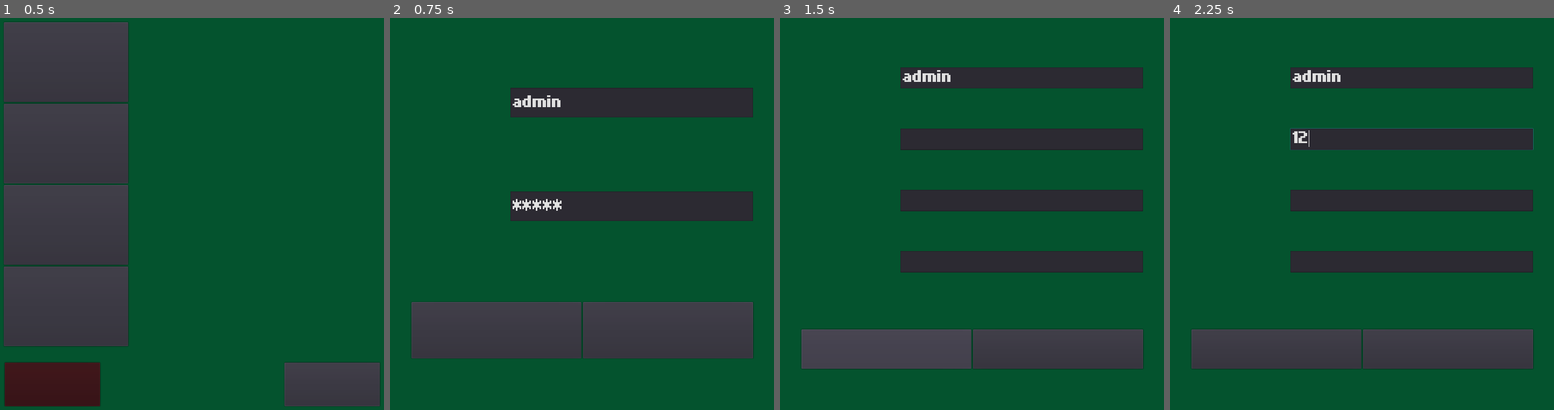
Above: before the commit, frames 1-4 (left to right).
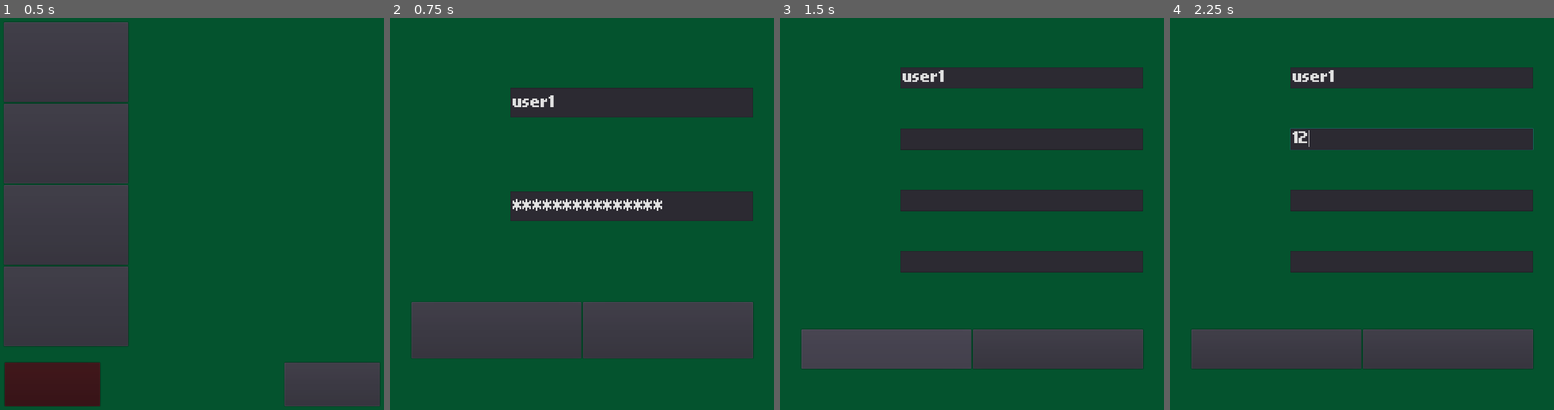
Above: after the commit, the same moments.

Repository: UPDCS192Group4/PusoyDosOnline
Game: Godot game, scene res://Home/Home.tscn
Two runs of this game, one before a commit and one after it. Both use one fixed random seed, a clock stepped at 60 frames per second and the inputs below. This scene is started directly instead of the project's main scene.
Inputs (mouse positions are in pixels of both pictures, inside the frame that each line leads up to):
- Up to frame 1 (0.5 s): no input
- Up to frame 2 (0.75 s): click "LOGOUT" at 0.5 s
- Up to frame 3 (1.5 s): click "REGISTER" at 1.25 s
- Up to frame 4 (2.25 s): click (1411, 139) at 2.02 s; type "12" at 2.1 s

Frame 1 is identical in both runs. In frame 2, 0.6% of the frame differs, in the area x 31-71%, y 19-50%; in frame 3, 0.2%; in frame 4, 0.2%.

Commit message:
Profile variables in Account and friendslist implementation

Diff:
--- a/project/Friends/Friendslist.gd
+++ b/project/Friends/Friendslist.gd
@@ -6,9 +6,13 @@
 var requestslist = []
 
 func _ready():
+	if not AccountInfo.logged_in:
+		for i in range(25):
+			$ScrollContainer/VBoxContainer.add_child(panel_scene.instance())
+		return
 	$ErrorMessage/Label.hide()
 	$ProfileRequest.connect("request_completed", self, "_get_profile_request_completed")
-	# $RequestsRequest.connect("request_complete", self, "_get_requests_request_completed")
+	#$RequestsRequest.connect("request_complete", self, "_get_requests_request_completed")
 	_get_list()
 
 func _get_list():
@@ -17,7 +21,7 @@
 	var profile_url = URLs.profile
 	var requests_url = URLs.friendrequests
 	var headers = ['Content-Type: application/json', 'Authorization: Bearer ' + URLs.access]
-	var err1 = $ProfileRequestRequest.request(profile_url,headers,false,HTTPClient.METHOD_GET)
+	var err1 = $ProfileRequest.request(profile_url,headers,false,HTTPClient.METHOD_GET)
 	var err2 = $RequestsRequest.request(requests_url, headers, false, HTTPClient.METHOD_GET)
 
 func _on_Button_pressed():
@@ -25,7 +29,7 @@
 	get_tree().change_scene("res://Home/Home.tscn")
 
 func _get_profile_request_completed(result,response_code,header,body):
-	var response = parse_json(body.get_string_from_utf8())
+	var json = JSON.parse(body.get_string_from_utf8())
 	if (response_code != 200 and response_code != 201):
 		$ErrorMessage/Label.text = "Error during query..."
 		$ErrorMessage/Label.show()
@@ -34,7 +38,9 @@
 		yield(get_tree().create_timer(1), "timeout")
 		get_tree().change_scene("res://Home/Home.tscn")
 		return
-	AccountInfo.updateInfo(response.result)
+	print("Player info: ", json.result)
+	AccountInfo.updateInfo(json.result)
+	populateFriends()
 
 func _get_requests_request_completed(result,response_code,header,body):
 	var response = parse_json(body.get_string_from_utf8())
@@ -48,3 +54,10 @@
 		return
 	AccountInfo.updateInfo(response.result)
 	pass
+
+func populateFriends():
+	var friends = AccountInfo.friends
+	for friend in friends:
+		var panel = panel_scene.instance()
+		panel.setName(friend.username + "     " + str(friend.rating))
+		$ScrollContainer/VBoxContainer.add_child(panel)
--- a/project/Friends/Friendslist.tscn
+++ b/project/Friends/Friendslist.tscn
@@ -72,17 +72,14 @@
 [node name="ScrollContainer" type="ScrollContainer" parent="."]
 anchor_right = 1.0
 anchor_bottom = 1.0
-margin_left = 60.0
-margin_top = 130.0
-margin_right = -60.0
-margin_bottom = -20.0
+margin_top = 112.0
 __meta__ = {
 "_edit_use_anchors_": false
 }
 
 [node name="VBoxContainer" type="VBoxContainer" parent="ScrollContainer"]
-margin_right = 904.0
-margin_bottom = 874.0
+margin_right = 1024.0
+margin_bottom = 912.0
 size_flags_horizontal = 3
 size_flags_vertical = 3
 custom_constants/separation = 110
--- a/project/Friends/PlayerPanel.gd
+++ b/project/Friends/PlayerPanel.gd
@@ -19,3 +19,9 @@
 func _on_TextureButton_pressed():
 	print("Yes")
 	pass # Replace with function body.
+
+func setUsername(username):
+	$TextureButton/HBoxContainer/Name.text = username
+
+func setName(username):
+	setUsername(username)
--- a/project/Friends/PlayerPanel.tscn
+++ b/project/Friends/PlayerPanel.tscn
@@ -12,8 +12,8 @@
 }
 
 [node name="TextureButton" type="TextureButton" parent="."]
-margin_right = 962.0
-margin_bottom = 100.0
+anchor_right = 1.0
+anchor_bottom = 1.0
 __meta__ = {
 "_edit_use_anchors_": false
 }
@@ -24,7 +24,6 @@
 color = Color( 0, 0, 0, 1 )
 __meta__ = {
 "_edit_group_": true,
-"_edit_lock_": true,
 "_edit_use_anchors_": false
 }
 
@@ -33,24 +32,24 @@
 anchor_bottom = 1.0
 __meta__ = {
 "_edit_group_": true,
-"_edit_lock_": true,
 "_edit_use_anchors_": false
 }
 
 [node name="VBoxContainer" type="VBoxContainer" parent="TextureButton/HBoxContainer"]
-margin_right = 288.0
-margin_bottom = 100.0
+visible = false
+margin_right = 306.0
+margin_bottom = 102.0
 size_flags_horizontal = 3
 size_flags_vertical = 3
 size_flags_stretch_ratio = 0.43
 
-[node name="Label" type="Label" parent="TextureButton/HBoxContainer"]
-margin_left = 292.0
-margin_right = 962.0
-margin_bottom = 100.0
+[node name="Name" type="Label" parent="TextureButton/HBoxContainer"]
+margin_right = 1024.0
+margin_bottom = 102.0
 size_flags_horizontal = 3
 size_flags_vertical = 3
 custom_fonts/font = ExtResource( 2 )
 text = "HEY THERE"
+align = 1
 
 [connection signal="pressed" from="TextureButton" to="." method="_on_TextureButton_pressed"]
--- a/project/Home/Home.gd
+++ b/project/Home/Home.gd
@@ -2,12 +2,15 @@
 
 var sidepanel = null
 var leaderboards_scene = preload("res://Leaderboards/Leaderboards.tscn")
+var friends_scene = preload("res://Friends/Friendslist.tscn")
 
 func _ready():
 	$ClearRequest.connect("request_completed", self, "_on_ClearRequest_request_completed")
 	$LeaveRequest.connect("request_completed", self, "_on_LeaveRequest_request_completed")
 	$PingRequest.connect("request_completed", self, "_on_PingRequest_request_completed")
 	$ErrorMessage/Label.hide()
+	print("Player Info:")
+	print(AccountInfo._profile_json)
 
 func _on_PlayButton_pressed():
 	LobbyDetails.player_names.clear()
@@ -93,3 +96,9 @@
 func _on_LogoutButton_pressed():
 	AccountInfo.logout()
 	get_tree().change_scene("res://Home/Login.tscn")
+
+func _on_FriendsButton_pressed():
+	if sidepanel != null:
+		sidepanel.queue_free()
+	sidepanel = friends_scene.instance()
+	$ContainerBox/ContainerBox/Sidepanel.add_child(sidepanel)
--- a/project/Home/Home.tscn
+++ b/project/Home/Home.tscn
@@ -258,3 +258,4 @@
 [connection signal="pressed" from="ContainerBox/ContainerBox/ContainerBox/Play/PlayButton" to="." method="_on_PlayButton_pressed"]
 [connection signal="pressed" from="ContainerBox/ContainerBox/ContainerBox/LeaderBoards/Button" to="." method="_on_LeaderboardsButton_pressed"]
 [connection signal="pressed" from="ContainerBox/BottomBox/Buttons/Logout/LogoutButton" to="." method="_on_LogoutButton_pressed"]
+[connection signal="pressed" from="ContainerBox/BottomBox/Buttons/Friends/FriendsButton" to="." method="_on_FriendsButton_pressed"]
--- a/project/Home/Login.tscn
+++ b/project/Home/Login.tscn
@@ -48,7 +48,6 @@
 size_flags_vertical = 3
 
 [node name="Login" type="VBoxContainer" parent="A/B"]
-visible = false
 margin_left = 105.0
 margin_right = 918.0
 margin_bottom = 897.0
@@ -119,7 +118,7 @@
 size_flags_horizontal = 3
 size_flags_vertical = 3
 custom_fonts/font = ExtResource( 2 )
-text = "admin"
+text = "user1"
 
 [node name="UserError" type="VBoxContainer" parent="A/B/Login/UserBox"]
 margin_top = 75.0
@@ -177,7 +176,7 @@
 size_flags_horizontal = 3
 size_flags_vertical = 3
 custom_fonts/font = ExtResource( 2 )
-text = "admin"
+text = "samplepass1word"
 secret = true
 
 [node name="PassError" type="VBoxContainer" parent="A/B/Login/PassBox"]
@@ -238,6 +237,7 @@
 size_flags_stretch_ratio = 0.2
 
 [node name="Register" type="VBoxContainer" parent="A/B"]
+visible = false
 margin_left = 105.0
 margin_right = 918.0
 margin_bottom = 897.0
--- a/project/singletons/Account.gd
+++ b/project/singletons/Account.gd
@@ -1,6 +1,7 @@
 extends Node
 
 var logged_in = false
+var _profile_json = {}
 var id = -1
 var username = ""
 var rating = -1
@@ -31,6 +32,7 @@
 
 func updateInfo(profile_json):
 	# should be the json result already
+	_profile_json = profile_json
 	id = profile_json.id
 	username = profile_json.username
 	rating = profile_json.rating
